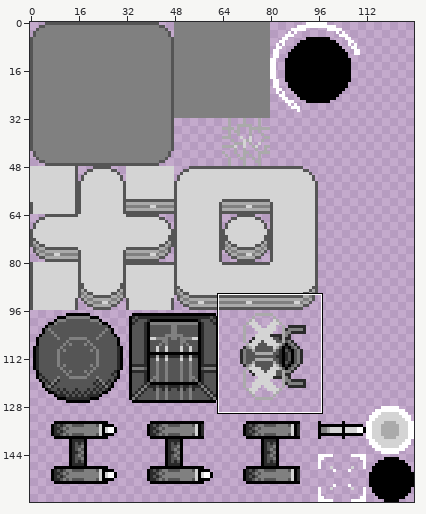
Two states of a pixel-art file, resources/spritesheet.ase. The picture above shows the old version from afar; the outline marks the close-up.
Close-up. Before the edit:
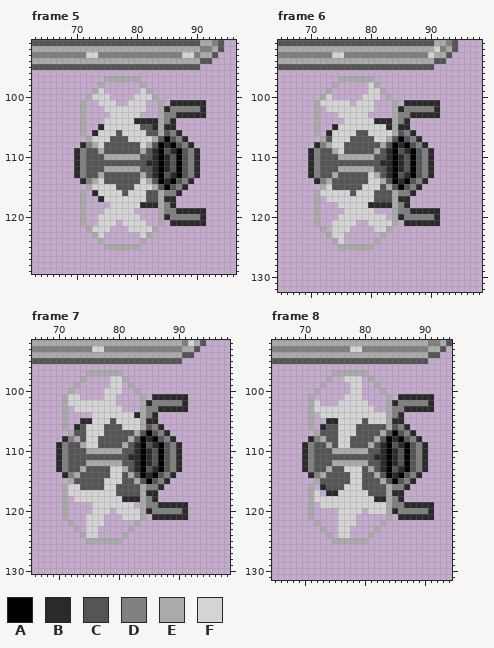
128x160 pixels, 8 frames. Shown: frame 5: x 63..96, y 91..129; frame 6: x 65..98, y 91..132; frame 7: x 66..98, y 92..130; frame 8: x 65..94, y 92..131. The commit also changed other frames or places, which this record leaves out.
Visible layers, top first: "animation", "base".
Palette (. is transparent): A #000000  B #2a2a2a  C #555555  D #808080  E #aaaaaa  F #d4d4d4
Pixels before, frame 5, first column x 63:
 91 CCCCCCCCCCCCCCCCCCCCCCCCCCCCEEDC
 92 EEEEEEEEEEEEEEEEEEEEEEEEEEEEDDEC
 93 DDDDDDDDDFFDDDDDDDDDDDDDDFFDEEC.
 94 EEEEEEEEEEEEEEEEEEEEEEEEEEEECC..
 95 CCCCCCCCCCCCCCCCCCCCCCCCCCCC....
 96 ................................
 97 ............EEEEEE..............
 98 ...........E......E.............
 99 ..........EF......FE............
100 .........EFFF....FFFE...........
101 ........E..FFF..FFF..E.BBBBBB...
102 ........E...FFFFFFF..EBDDDDDB...
103 ........E....FFFFF...EDDBBBBB...
104 ........E...FFFFFBBBBEDB........
105 ........E..BFFFFFFCCBEBB........
106 ........E.BFFFCFFFFCCECDB.......
107 .........EFFFCCCFFFFECACDB......
108 ........BDEFCCCCCCFECABACDB.....
109 .......BDCCECCCCCCECBACBACDB....
110 .......BDCCCEEEEEECCBABCACDB....
111 .......BDCCCCCCCCCCBBABCACDB....
112 .......BDCCCEEEEEECCBABCACDB....
113 .......BDCCECCCCCCECBACBACDB....
114 ........BDEFCCCCCCFECABACDB.....
115 .........EFFFFCCCFFFECACDB......
116 ........E.BFFFFCFFFCCEDDB.......
117 ........E..BFFFFFFFCCEBB........
118 ........E....FFFFFBBBEDB........
119 ........E...FFFFF....EDDBBBBB...
120 ........E..FFFFFFF...EBDDDDDB...
121 ........E..FFF.FFFF..E.BBBBBB...
122 .........EFFF...FFFFE...........
123 ..........EF......FE............
124 ...........E......E.............
125 ............EEEEEE..............
Pixels before, frame 6, first column x 65:
 91 CCCCCCCCCCCCCCCCCCCCCCCCCCEEDC
 92 EEEEEEEEEEEEEEEEEEEEEEEEEEFDEC
 93 DDDDDDDDDFFDDDDDDDDDDDDDDFEEC.
 94 EEEEEEEEEEEEEEEEEEEEEEEEEECC..
 95 CCCCCCCCCCCCCCCCCCCCCCCCCC....
 96 ..............................
 97 ..........EEEEEE..............
 98 .........E.....FE.............
 99 ........E......FFE............
100 .......EF.....FFF.E...........
101 ......EFFFFF.FFF...E.BBBBBB...
102 ......E.FFFFFFFF...EBDDDDDB...
103 ......E...FFFFF....EDDBBBBB...
104 ......E....FFFFFBBBEDB........
105 ......E..BFFFFFFFFBEBB........
106 ......E.BFFFFCCFFFFECDB.......
107 .......ECFFFCCCCFFECACDB......
108 ......BDEFFCCCCCCECABACDB.....
109 .....BDCCEFCCCCCECBACBACDB....
110 .....BDCCCEEEEEECCBABCACDB....
111 .....BDCCCCCCCCCCBBABCACDB....
112 .....BDCCCEEEEEECCBABCACDB....
113 .....BDCCECCCCCFECBACBACDB....
114 ......BDECCCCCCFFECABACDB.....
115 .......EFCCCCCFFFCECACDB......
116 ......EFFFFFCFFFCCCEDDB.......
117 ......E.FFFFFFFFCCCEBB........
118 ......E...FFFFFBBBBEDB........
119 ......E....FFFFF...EDDBBBBB...
120 ......E...FFFFFFFF.EBDDDDDB...
121 ......E..FFFF..FFFFE.BBBBBB...
122 .......E.FFF....FFE...........
123 ........EFF......E............
124 .........EF.....E.............
125 ..........EEEEEE..............
Pixels before, frame 7, first column x 66:
 92 EEEEEEEEEEEEEEEEEEEEEEEEEDFEC
 93 DDDDDDDDDDFFDDDDDDDDDDDDDEEC.
 94 EEEEEEEEEEEEEEEEEEEEEEEEECC..
 95 CCCCCCCCCCCCCCCCCCCCCCCCC....
 96 .............................
 97 .........EEEEEE..............
 98 ........E....FFE.............
 99 .......E.....FF.E............
100 ......E.....FFF..E...........
101 .....EFF....FF....E.BBBBBB...
102 .....EFFFFFFFF....EBDDDDDB...
103 .....E.FFFFFFFF...EDDBBBBB...
104 .....E....FFFFFFFBEDB........
105 .....E..BBFFFCFFFFEBB........
106 .....E.BCFFFCCCFFFECDB.......
107 ......ECCFFFCCCCCECACDB......
108 .....BDECFFCCCCCECABACDB.....
109 ....BDCCEFFCCCCECBACBACDB....
110 ....BDCCCEEEEEECCBABCACDB....
111 ....BDCCCCCCCCCCBBABCACDB....
112 ....BDCCCEEEEEECCBABCACDB....
113 ....BDCCECCCCFFECBACBACDB....
114 .....BDECCCCCFFCECABACDB.....
115 ......ECCCCCFFFCCECACDB......
116 .....EFFCCCCFFCCCCEDDB.......
117 .....EFFFFFFFFCCCCEBB........
118 .....E.FFFFFFFFBBBEDB........
119 .....E....FFFFFFF.EDDBBBBB...
120 .....E....FFF.FFFFEBDDDDDB...
121 .....E...FFF...FFFE.BBBBBB...
122 ......E..FFF.....E...........
123 .......E.FF.....E............
124 ........EFF....E.............
125 .........EEEEEE..............
Pixels before, frame 8, first column x 65:
 92 EEEEEEEEEEEEEEEEEEEEEEEEEEDDEC
 93 DDDDDDDDDDDDDFFDDDDDDDDDDDEEC.
 94 EEEEEEEEEEEEEEEEEEEEEEEEEECC..
 95 CCCCCCCCCCCCCCCCCCCCCCCCCC....
 96 ..............................
 97 ..........EEEEEE..............
 98 .........E..FFF.E.............
 99 ........E....FF..E............
100 .......E.....FF...E...........
101 ......E.....FFF....E.BBBBBB...
102 ......EF...FFFFF...EBDDDDDB...
103 ......EFFFFFFFFFF..EDDBBBBB...
104 ......E.FFFFFFFFFFFEDB........
105 ......E..BBFFFFCFFFEBB........
106 ......E.BCCFFFCCCCCECDB.......
107 .......ECCCFFFCCCCECACDB......
108 ......BDECCFFCCCCECABACDB.....
109 .....BDCCECFFCCCECBACBACDB....
110 .....BDCCCEEEEEECCBABCACDB....
111 .....BDCCCCCCCCCCBBABCACDB....
112 .....BDCCCEEEEEECCBABCACDB....
113 .....BDCCECCFFFCECBACBACDB....
114 ......BDECCCCFFCCECABACDB.....
115 .......ECCCCCFFCCCECACDB......
116 ......E.BCCCFFFCCCCEDDB.......
117 ......EF.BBFFFFFCCCEBB........
118 ......EFFFFFFFFFFBBEDB........
119 ......E.FFFFFFFFFFFEDDBBBBB...
120 ......E....FFFF.FFFEBDDDDDB...
121 ......E....FFF.....E.BBBBBB...
122 .......E...FFF....E...........
123 ........E..FF....E............
124 .........E.FF...E.............
125 ..........EEEEEE..............
After the commit:
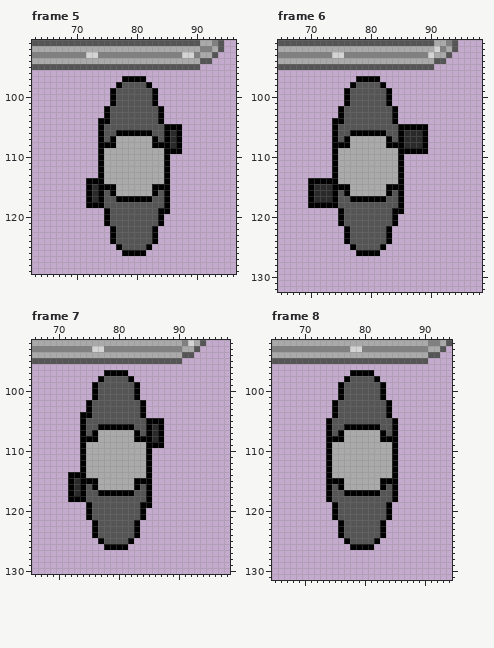
Difference:
Changed rows in their new state; - is an unchanged pixel.
Frame 5, layers "animation", "base":
first column x 70:
 97 -----...AAAA----------
 98 ----.--ACCCCA---------
 99 ---..-ACCCCCCA--------
100 --....ACCCCCCA--------
101 -.--..ACCCCCCA.-......
102 -.---ACCCCCCCCA.......
103 -.---ACCCCCCCCA.......
104 -.--AACCCCCCCCA..-----
105 -.--ACCCCCC--CCAAA----
106 -.-.ACCAAAAAA-CABA----
107 --..ACAEEEEEEA--BA.---
108 -...AAAEEEEE-A-ABA..--
109 ....AEEEEEE-EEEAA-...-
110 ....A------EEEEA.....-
111 ....AEEEEEEEEEEA.....-
112 ....A------EEEEA.....-
113 ....AEEEEEE-EEEA.....-
114 -.AAAEEEEEEE-EEA....--
115 --ABAAAEEEEEEAA-...---
116 -.A-ACAEEEEEEACA..----
117 -.ABACCAAAAAA-CA.-----
118 -.AAACCCCCCCCCCA.-----
119 -.---ACCCCCCCCAA......
120 -.--.ACCCCCCCCA.......
121 -.--.ACCCCCCCCA-......
122 --....ACCCCCCA--------
123 ---..-ACCCCCCA--------
124 ----.-ACCCCCCA--------
125 -----..ACCCCA---------
126 --------AAAA----------
Frame 6, layers "animation", "base":
first column x 70:
 97 -----...AAAA----------
 98 ----.--ACCCCA---------
 99 ---.--ACCCCCCA--------
100 --..--ACCCCCCA--------
101 -.....ACCCCCCA.-......
102 -.-..ACCCCCCCCA.......
103 -.---ACCCCCCCCA.......
104 -.--AACCCCCCCCA..-----
105 -.--ACCCCCCCCCCAAAAA--
106 -.-.ACCAAAAAACCAB-BA--
107 --..ACAEEEEEEA--BB-A--
108 -...AAAEEEEE-A-ABBBA--
109 ....AEEEEEE-EEEAA-AA.-
110 ....A------EEEEA.....-
111 ....AEEEEEEEEEEA.....-
112 ....A------EEEEA.....-
113 ....AEEEEEE-EEEA.....-
114 AAAAAEEEEEEE-EEA....--
115 ABBBAAAEEEEEEAA-...---
116 ABBBACAEEEEEEACA..----
117 ABBBACCAAAAAA-CA.-----
118 AAAAACCCCCCCCCCA.-----
119 -.---ACCCCCCCCAA......
120 -.---ACCCCCCCCA.......
121 -.--.ACCCCCCCCA-......
122 --.-..ACCCCCCA--------
123 ---...ACCCCCCA--------
124 ----..ACCCCCCA--------
125 -----..ACCCCA---------
126 --------AAAA----------
Frame 7, layers "animation", "base":
first column x 70:
 97 -----...AAAA----------
 98 ----.--ACCCCA---------
 99 ---.--ACCCCCCA--------
100 --.---ACCCCCCA--------
101 -...--ACCCCCCA.-......
102 -....ACCCCCCCCA.......
103 -.-..ACCCCCCCCA.......
104 -.--AACCCCCCCCA..-----
105 -.--ACCCC-CCCCCAAA----
106 -.-.ACCAAAAAACCABA----
107 --..ACAEEEEEEA--BA.---
108 -...AAAEEEEE-A-ABA..--
109 ....AEEEEEE-EEEAA-...-
110 ....A------EEEEA.....-
111 ....AEEEEEEEEEEA.....-
112 ....A------EEEEA.....-
113 ....AEEEEEE-EEEA.....-
114 -.AAAEEEEEEE-EEA....--
115 --ABAAAEEEEEEAA-...---
116 -.ABA-AEEEEEEACA..----
117 -.ABACCAAAAAA-CA.-----
118 -.AAACCCCCCCCCCA.-----
119 -.---ACCCCCCCCAA......
120 -.---ACCCCCCCCA.......
121 -.---ACCCCCCCCA-......
122 --.--.ACCCCCCA--------
123 ---.-.ACCCCCCA--------
124 ----..ACCCCCCA--------
125 -----..ACCCCA---------
126 --------AAAA----------
Frame 8, layers "animation", "base":
first column x 70:
 97 -----...AAAA----------
 98 ----.--ACCCCA---------
 99 ---.--ACCCCCCA--------
100 --.---ACCCCCCA--------
101 -.----ACCCCCCA.-......
102 -..--ACCCCCCCCA.......
103 -....ACCCCCCCCA.......
104 -.-..ACCCCCCCCA..-----
105 -.--ACCCCC-CCCCA.-----
106 -.-.A-CAAAAAA-CA..----
107 --..A-AEEEEEEA--...---
108 -...AAAEEEEE-A-A....--
109 ....AEEEEEE-EEEA.....-
110 ....A------EEEEA.....-
111 ....AEEEEEEEEEEA.....-
112 ....A------EEEEA.....-
113 ....AEEEEEE-EEEA.....-
114 -...AEEEEEEE-EEA....--
115 --..AAAEEEEEEAA-...---
116 -.-.A-AEEEEEEACA..----
117 -..-ACCAAAAAA-CA.-----
118 -...ACCCCCCCCCCA.-----
119 -.-..ACCCCCCCCA.......
120 -.---ACCCCCCCCA.......
121 -.---ACCCCCCCCA-......
122 --.---ACCCCCCA--------
123 ---.--ACCCCCCA--------
124 ----.-ACCCCCCA--------
125 -----..ACCCCA---------
126 --------AAAA----------
Where, in picture pixels (left, top, right, bottom), the same in both close-ups:
changed: (74, 76, 206, 256)
changed: (308, 76, 440, 256)
changed: (56, 370, 188, 550)
changed: (302, 370, 434, 550)
